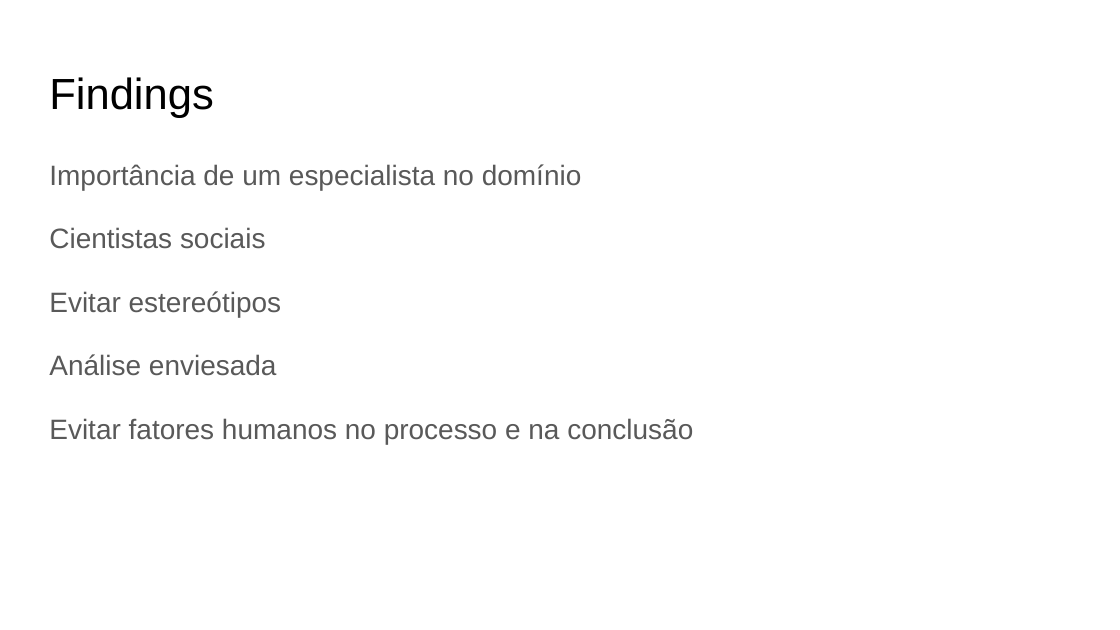
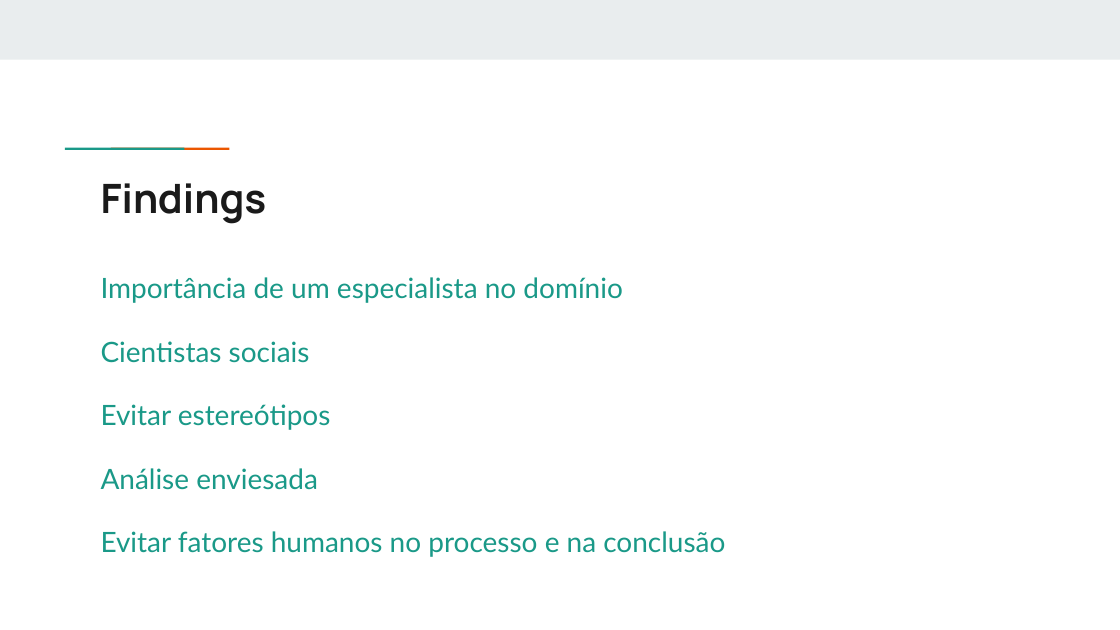
Before and after one commit to if1015-datascience-ufpe/2018-1-ex2-amnv, a slide deck: slide 15 of Slides Exercício 2 Ciência de dados.pptx. Drawn at 1120x630 pixels with LibreOffice and Linux fonts; fonts in the diff are those of the drawing. Boxes give left, top, right and bottom in pixels: in the first picture for what was removed or moved away, otherwise in the second. Text is boxed around its words. In the diff, an @@ line names an element or a change of style, - is before the commit and + after.

Commit message:
Atualização do layout dos slides

```diff
--- a/Slides Exercício 2 Ciência de dados.pptx
+++ b/Slides Exercício 2 Ciência de dados.pptx
@@ rectangle added at [0, 0, 1120, 59], fill #E9EDEE @@
@@ rectangle added at [102, 146, 148, 151], fill #1A9988 @@
@@ rectangle added at [147, 146, 193, 151], fill #EB5600 @@
@@ title "Findings": place and size @@
-title "Findings" at [49, 77, 214, 118]
+title "Findings" at [101, 183, 267, 224]
@@ title "Findings" at [101, 183, 267, 224]: size 28 to 26 pt, font Arial to Manrope, text colour #000000 to #1A1A1A, bold on @@
@@ text "Importância de um especialista no ...": place and size @@
-text "Importância de um especialista no ..." at [49, 164, 693, 444]
+text "Importância de um especialista no ..." at [101, 277, 725, 557]
@@ text "Importância de um especialista no ..." at [101, 277, 725, 557]: font Arial to Lato, text colour #595959 to #1A9988 @@
```
Also in this commit, not shown: 14 other slides changed, 1 other file.
